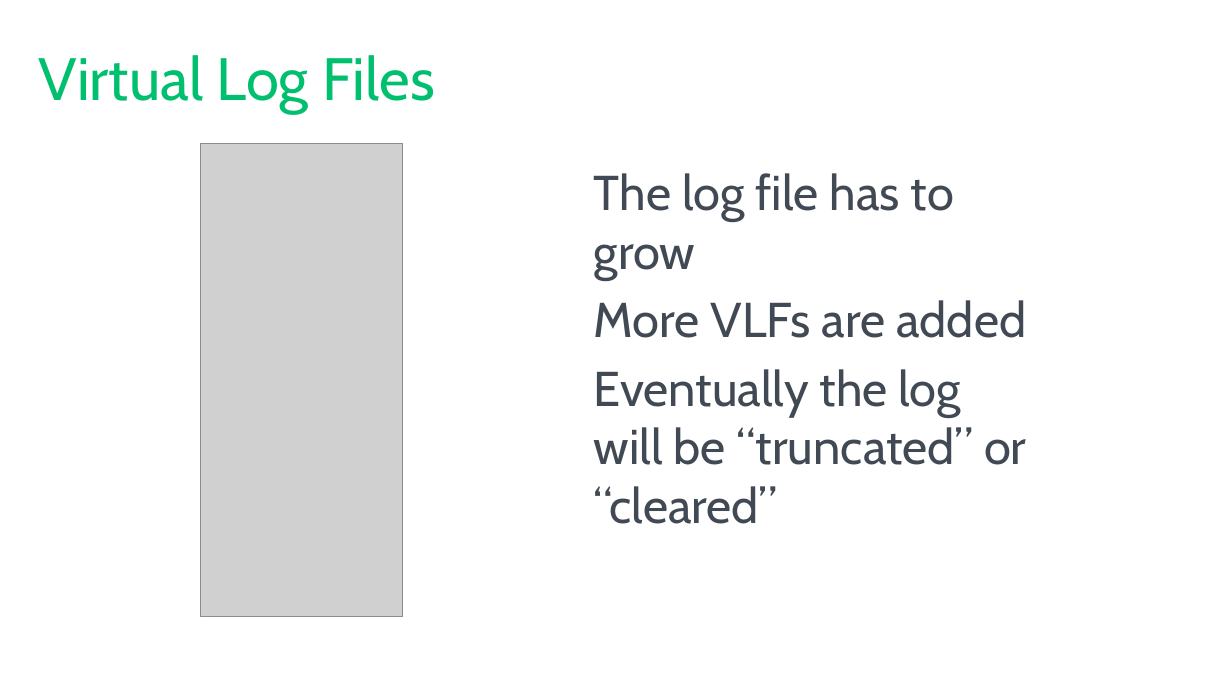
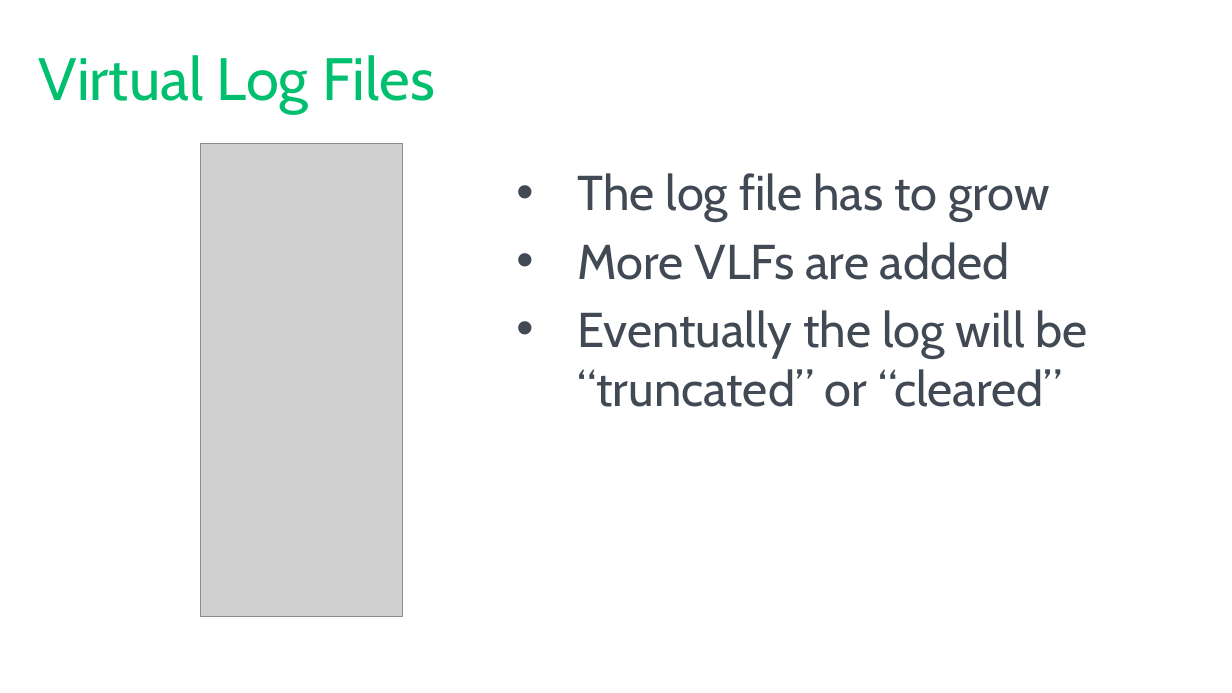
Before and after one commit to tf3604/LogFilePresentation, a slide deck: slide 16 of TransactionLog.pptx. Drawn at 1232x693 pixels with LibreOffice and Linux fonts; fonts in the diff are those of the drawing; grey boxes stand for pictures; background and template pictures are left out. Boxes give left, top, right and bottom in pixels: in the first picture for what was removed or moved away, otherwise in the second. Text is boxed around its words. In the diff, an @@ line names an element or a change of style, - is before the commit and + after.

```diff
--- a/TransactionLog.pptx
+++ b/TransactionLog.pptx
@@ text "The log file has to ...": place and size @@
-text "The log file has to ..." at (594,173,1027,524)
+text "The log file has to ..." at (577,173,1088,407)
@@ text "The log file has to ..." at (577,173,1088,407): bullet none to • @@
```
Also in this commit, not shown: 41 other slides changed.
